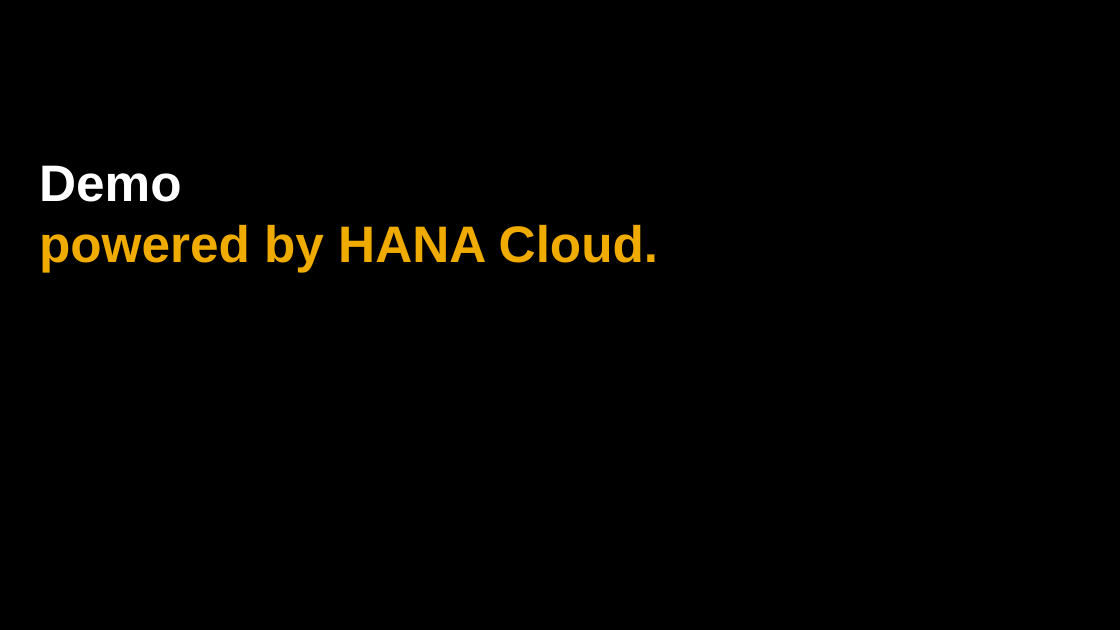
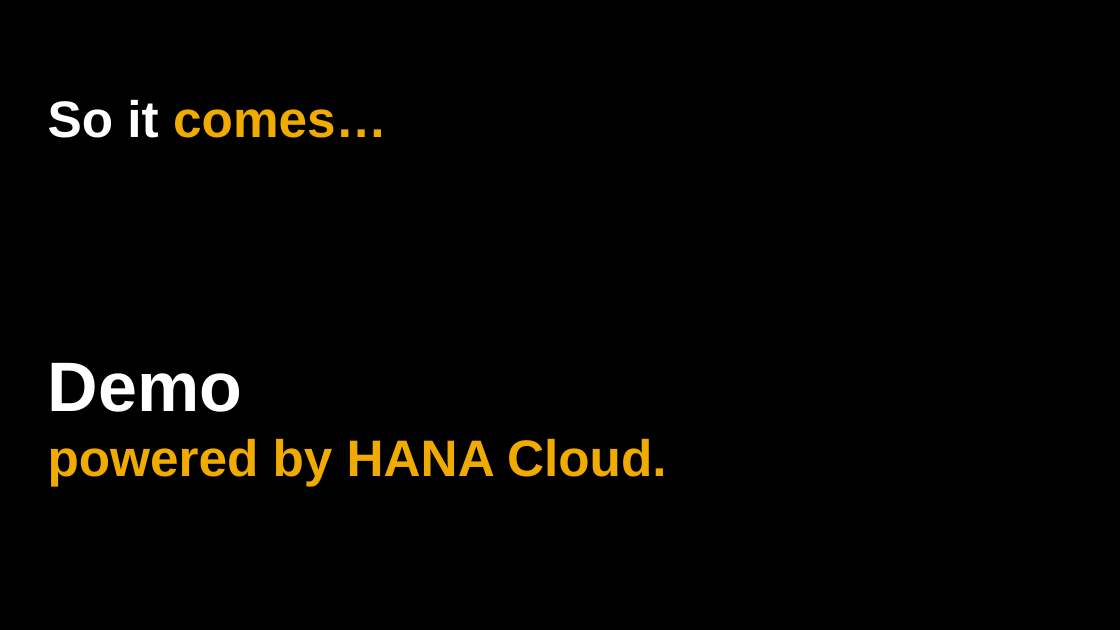
Before and after one commit to qianyilun/workload-calculator, a slide deck: slide 9 of SAP_2017_16x9_black_and_white.pptx (slide 23 before the commit). Drawn at 1120x630 pixels with LibreOffice and Linux fonts; fonts in the diff are those of the drawing. Boxes give left, top, right and bottom in pixels: in the first picture for what was removed or moved away, otherwise in the second. Text is boxed around its words. In the diff, an @@ line names an element or a change of style, - is before the commit and + after.

```diff
--- a/SAP_2017_16x9_black_and_white.pptx
+++ b/SAP_2017_16x9_black_and_white.pptx
@@ title added at (48,99,387,138), 44 pt, text #F0AB00, bold @@
+So it comes…
@@ text "Demo powered by HANA Cloud.": place and size @@
-text "Demo powered by HANA Cloud." at (39,165,658,272)
+text "Demo powered by HANA Cloud." at (48,363,666,486)
@@ text "Demo powered by HANA Cloud." at (48,363,666,486): size 44 to 60 pt in "Demo" @@
```
Also in this commit, not shown: 5 other slides changed, 3 slides added, 17 slides removed.
